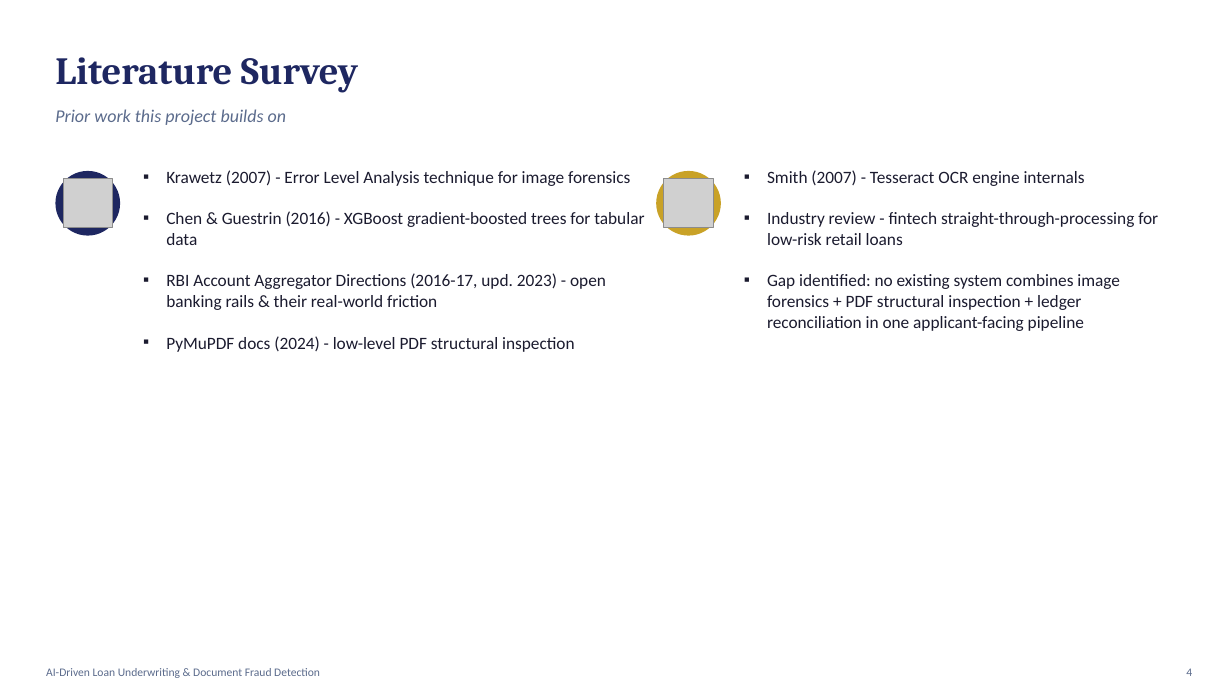
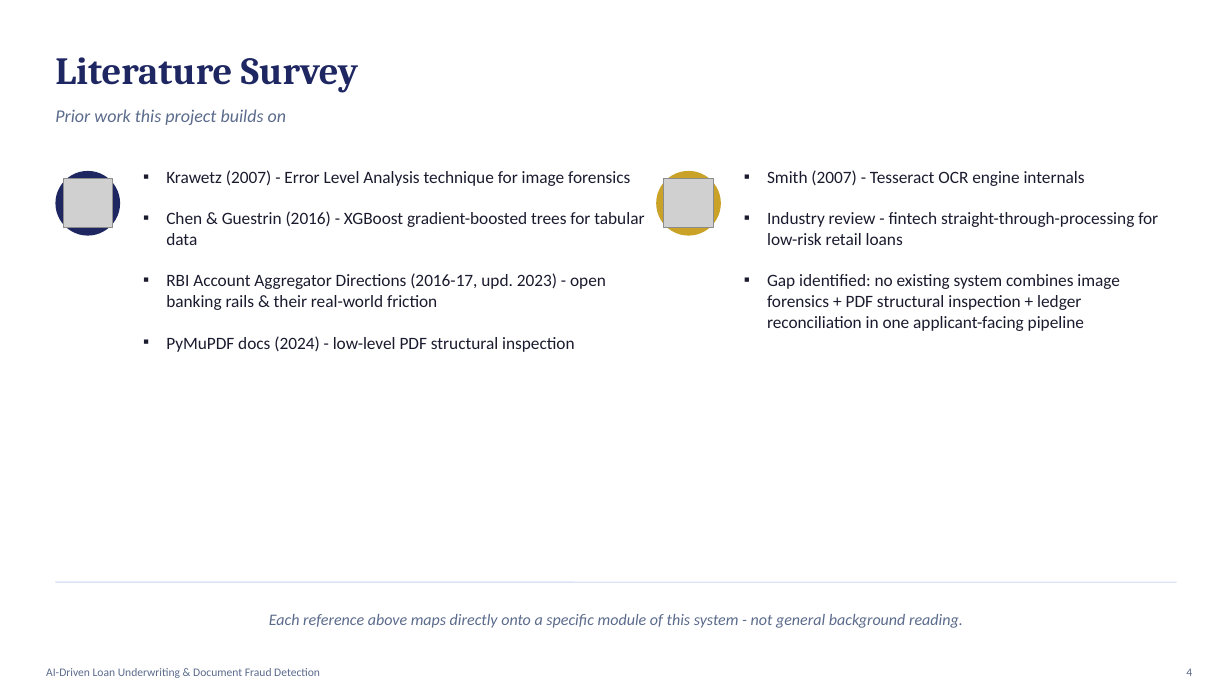
Before and after one commit to naresh-srinivasan/loan_tampering, a slide deck: slide 4 of AI-Driven-Loan-Underwriting-Presentation.pptx. Drawn at 1232x693 pixels with LibreOffice and Linux fonts; fonts in the diff are those of the drawing; grey boxes stand for pictures. Boxes give left, top, right and bottom in pixels: in the first picture for what was removed or moved away, otherwise in the second. Text is boxed around its words. In the diff, an @@ line names an element or a change of style, - is before the commit and + after.

```diff
--- a/AI-Driven-Loan-Underwriting-Presentation.pptx
+++ b/AI-Driven-Loan-Underwriting-Presentation.pptx
@@ line added from (55, 582) to (1177, 582), #DCE3F5 1 pt @@
@@ text added at (269,614,963,628), 12.5 pt, text #5B6B8C, italic @@
+Each reference above maps directly onto a specific module of this system - not general background reading.
```
Also in this commit, not shown: 5 other slides changed.
